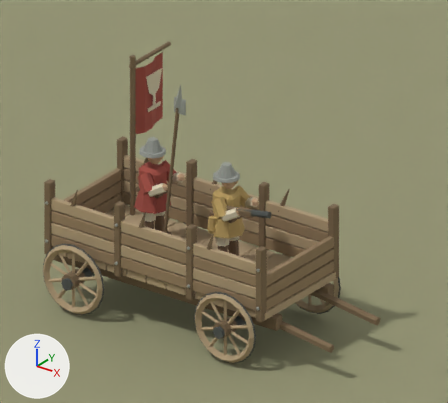
The Blender file tools/art/blender/source/war_wagon.blend, before and after one commit.
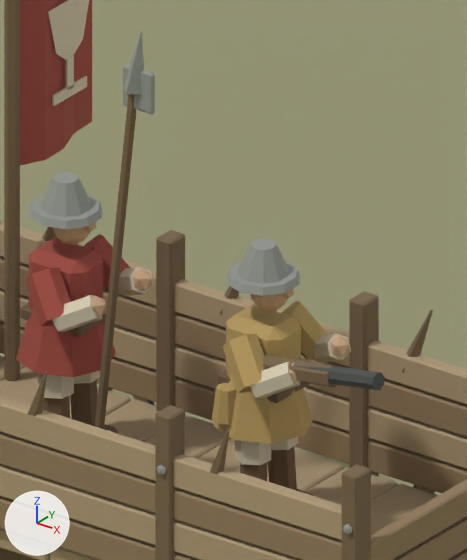
Each version appears first from the file's camera 'Preview_camera', and next in a close-up on the part from 29% to 68% of the width and 18% to 70% of the height. Arrows for +X, +Y and +Z are at lower left; the lights stay in place. The last two pictures show the newer version.

The older version as bpy lines, for what is in view:
```python
ob_wagon_gunner_gun_barrel = bpy.data.objects.new('Wagon_gunner_gun_barrel', me_cone_079)
ob_wagon_gunner_gun_barrel.location = (1.305, -0.14, 2.145)
ob_wagon_gunner_gun_barrel.rotation_euler = (1.414, 0.0, 1.571)  # degrees (81, 0, 90)
ob_wagon_gunner_skirt = bpy.data.objects.new('Wagon_gunner_skirt', me_cone_067)
ob_wagon_gunner_skirt.location = (0.62, 0.06, 1.74)
ob_wagon_gunner_sleeve = bpy.data.objects.new('Wagon_gunner_sleeve', me_cone_070)
ob_wagon_gunner_sleeve.location = (0.705, -0.21, 2.08)
ob_wagon_gunner_sleeve.rotation_euler = (2.435, 0.0, 1.131)  # degrees (140, 0, 65)
ob_wagon_gunner_sleeve_001 = bpy.data.objects.new('Wagon_gunner_sleeve.001', me_cone_074)
ob_wagon_gunner_sleeve_001.location = (0.705, 0.33, 2.08)
ob_wagon_gunner_sleeve_001.rotation_euler = (2.435, 0.0, 2.011)  # degrees (140, 0, 115)
ob_wagon_gunner_tunic = bpy.data.objects.new('Wagon_gunner_tunic', me_cube_065)
ob_wagon_gunner_tunic.location = (0.62, 0.06, 2.01)
# also in view: 'Wagon_gunner_powder_flask' at (0.51, -0.15, 1.75); 'Wagon_pikeman_sleeve.001' at (-0.74, 0.37, 2.08); 'Wagon_pikeman_spear' at (-0.16, -0.13, 3.74); 'Side_board.021' at (-1.37, 0.94, 1.69); 'Deck_plank_05' at (0.0, 0.0, 0.89)
```
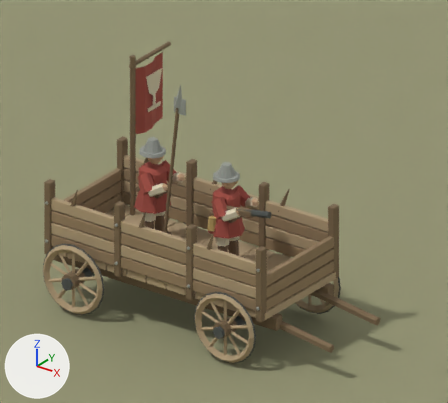
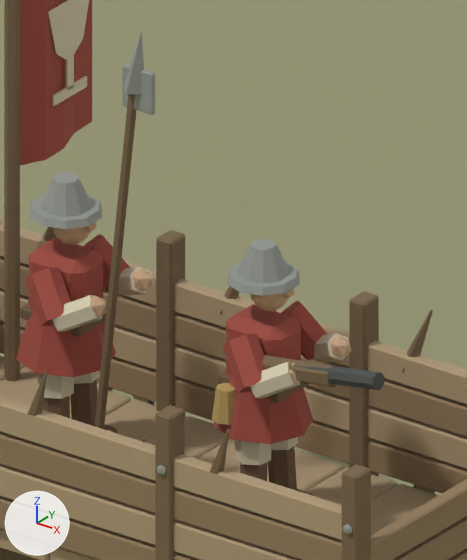
Diff of the bpy script that builds the scene:
```diff
--- a/tools/art/blender/source/war_wagon.blend.py
+++ b/tools/art/blender/source/war_wagon.blend.py
@@ me_cube_065 @@
 me_cube_065.from_pydata(...)  # 24 vertices, 26 faces; spans x -0.2..0.2, y -0.15..0.15, z -0.245..0.245
-me_cube_065.materials.append(mat_ochre)  # orange #ba9e61
+me_cube_065.materials.append(mat_red)  # red #a24d42
@@ me_cone_067 @@
 me_cone_067.from_pydata(...)  # 16 vertices, 10 faces; spans x -0.29..0.29, y -0.29..0.29, z -0.165..0.165
-me_cone_067.materials.append(mat_ochre)  # orange #ba9e61
+me_cone_067.materials.append(mat_red)  # red #a24d42
@@ me_cone_070 @@
 me_cone_070.from_pydata(...)  # 12 vertices, 8 faces; spans x -0.091..0.091, y -0.105..0.105, z -0.145..0.145
-me_cone_070.materials.append(mat_ochre)  # orange #ba9e61
+me_cone_070.materials.append(mat_red)  # red #a24d42
@@ me_cone_074 @@
 me_cone_074.from_pydata(...)  # 12 vertices, 8 faces; spans x -0.091..0.091, y -0.105..0.105, z -0.145..0.145
-me_cone_074.materials.append(mat_ochre)  # orange #ba9e61
+me_cone_074.materials.append(mat_red)  # red #a24d42
```

What differs and where, as boxes [x1, y1, x2, y2] in the close-ups (467 x 560 px):
'Wagon_gunner_skirt', recoloured (orange to red)
    both: [214, 375, 313, 444]
'Wagon_gunner_tunic', recoloured (orange to red)
    both: [226, 304, 301, 376]
'Wagon_gunner_sleeve', recoloured (orange to red)
    both: [223, 334, 265, 393]
'Wagon_gunner_sleeve.001', recoloured (orange to red)
    both: [281, 301, 327, 361]
